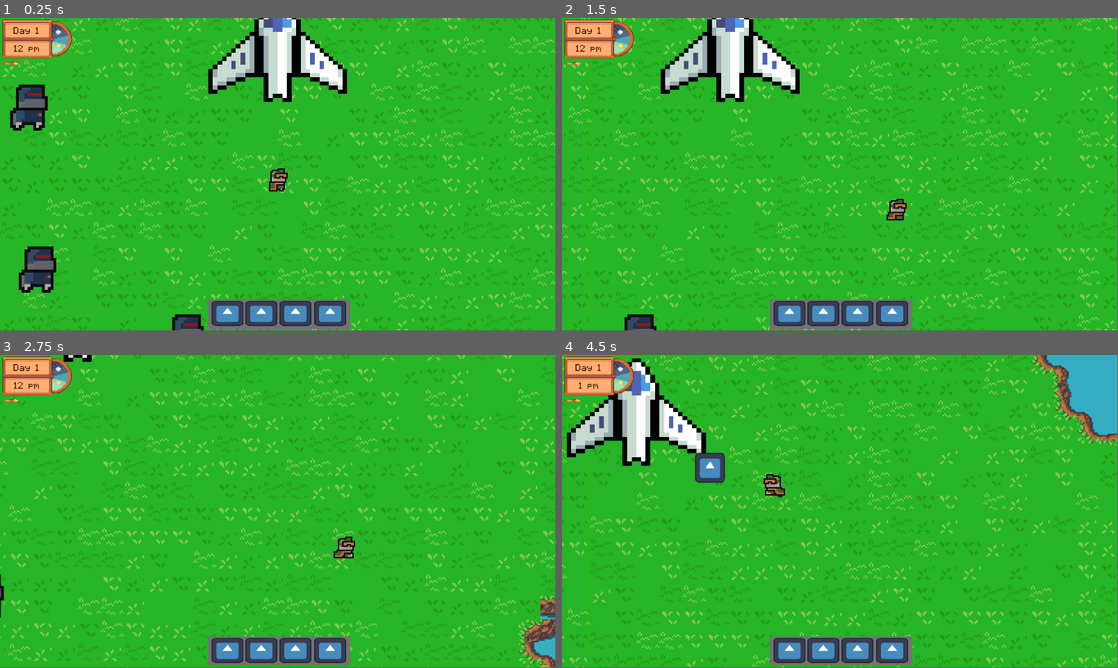
Above: before the commit, frames 1-4 (two rows, left to right).
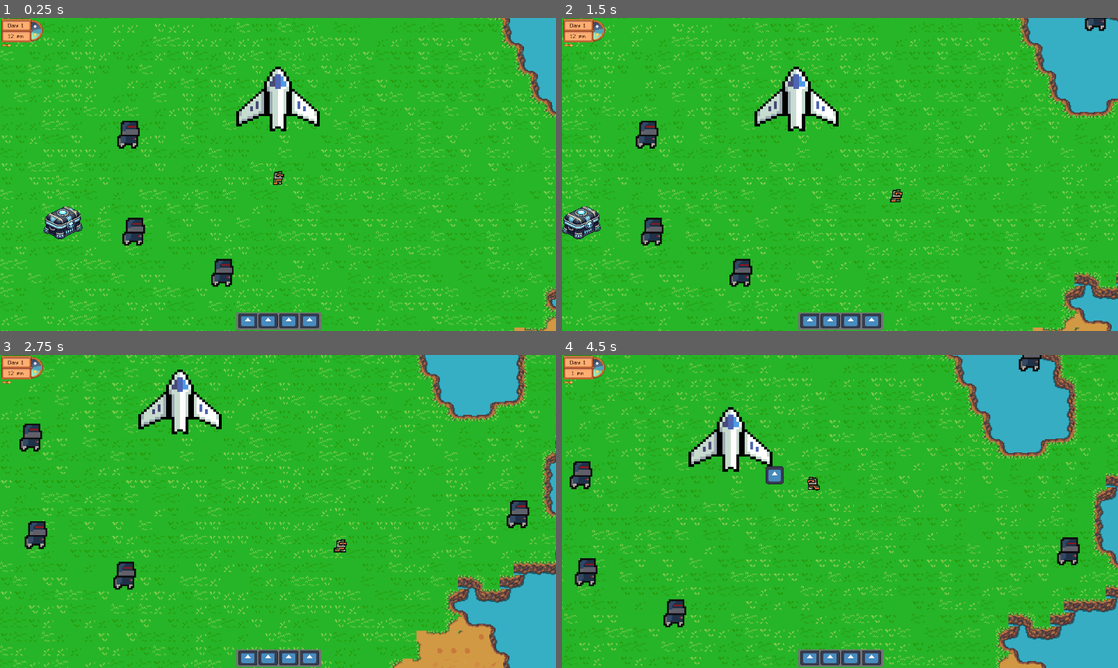
Above: after the commit, the same moments.

Repository: Theodenlll7/Orbital-deployment
Game: Godot game, scene res://scenes/world.tscn
The game is run twice, just before and just after one commit, with the same random seed, the same clock (stepped at 60 frames per second) and the same inputs. The engine's default icon, where the game draws it, is replaced by a stand-in: a white triangle on a blue panel in a dark square.
Inputs (mouse positions are in pixels of both pictures, inside the frame that each line leads up to):
- Up to frame 1 (0.25 s): no input
- Up to frame 2 (1.5 s): move the mouse to (962, 158) at 0.52 s; hold D (move_right) 0.53-1.28 s; tap Shift (dodge) at 0.6 s; move the mouse to (728, 190) at 1.27 s; hold S (move_down) from 1.28 s (still down); tap E (interact) at 1.35 s
- Up to frame 3 (2.75 s): move the mouse to (333, 442) at 2.02 s; release S (move_down) at 2.03 s; press the mouse at (333, 442) at 2.03 s; hold D (move_right) from 2.03 s (still down)
- Up to frame 4 (4.5 s): move the mouse to (812, 574) at 2.77 s; release D (move_right) at 2.78 s; release the mouse at (812, 574) at 2.78 s; hold W (move_up) 2.78-3.53 s; tap Shift (dodge) at 2.85 s; move the mouse to (1006, 558) at 3.52 s; hold E (interact) 3.53-4.28 s; hold A (move_left) from 3.53 s (still down); move the mouse to (673, 464) at 4.27 s; click (673, 464) at 4.35 s
In our replay, the window is 799x449 before the commit and 800x450 after it. These sizes can differ from the game's own. Grey fills any space a smaller window leaves; there, only what the larger window draws over its background counts as a difference.

The runs differ from the first frame. In frame 1, 27% of the frame differs, in the area x 0-100%, y 0-100%; in frame 2, 29%; in frame 3, 29%; in frame 4, 35%.

Commit message:
Viewport settings

Diff:
--- a/project.godot
+++ b/project.godot
@@ -26,6 +26,10 @@
 
 [display]
 
+window/size/viewport_width=1920
+window/size/viewport_height=1080
+window/stretch/mode="viewport"
+window/stretch/aspect="expand"
 window/vsync/vsync_mode=0
 
 [global_group]
